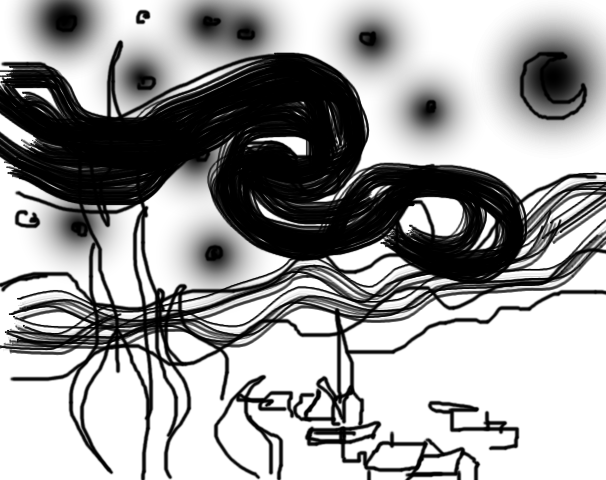
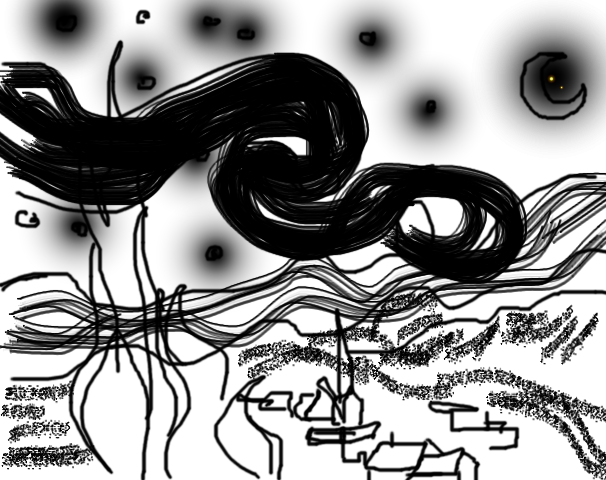
Comparing the layer stacks of the two 606px x 480px images. Changes:
painted on "landscape" over [0,74,606,480]
